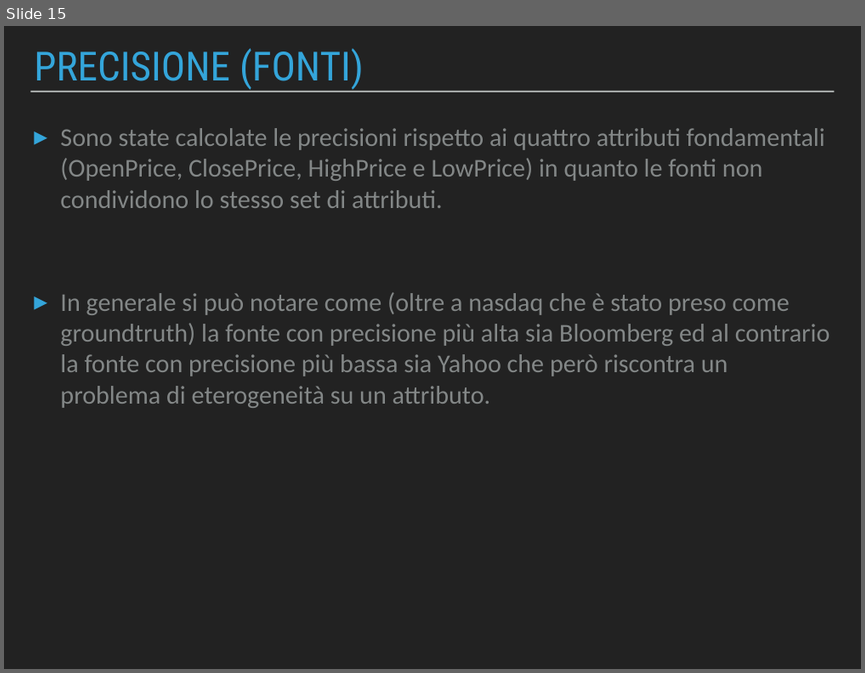
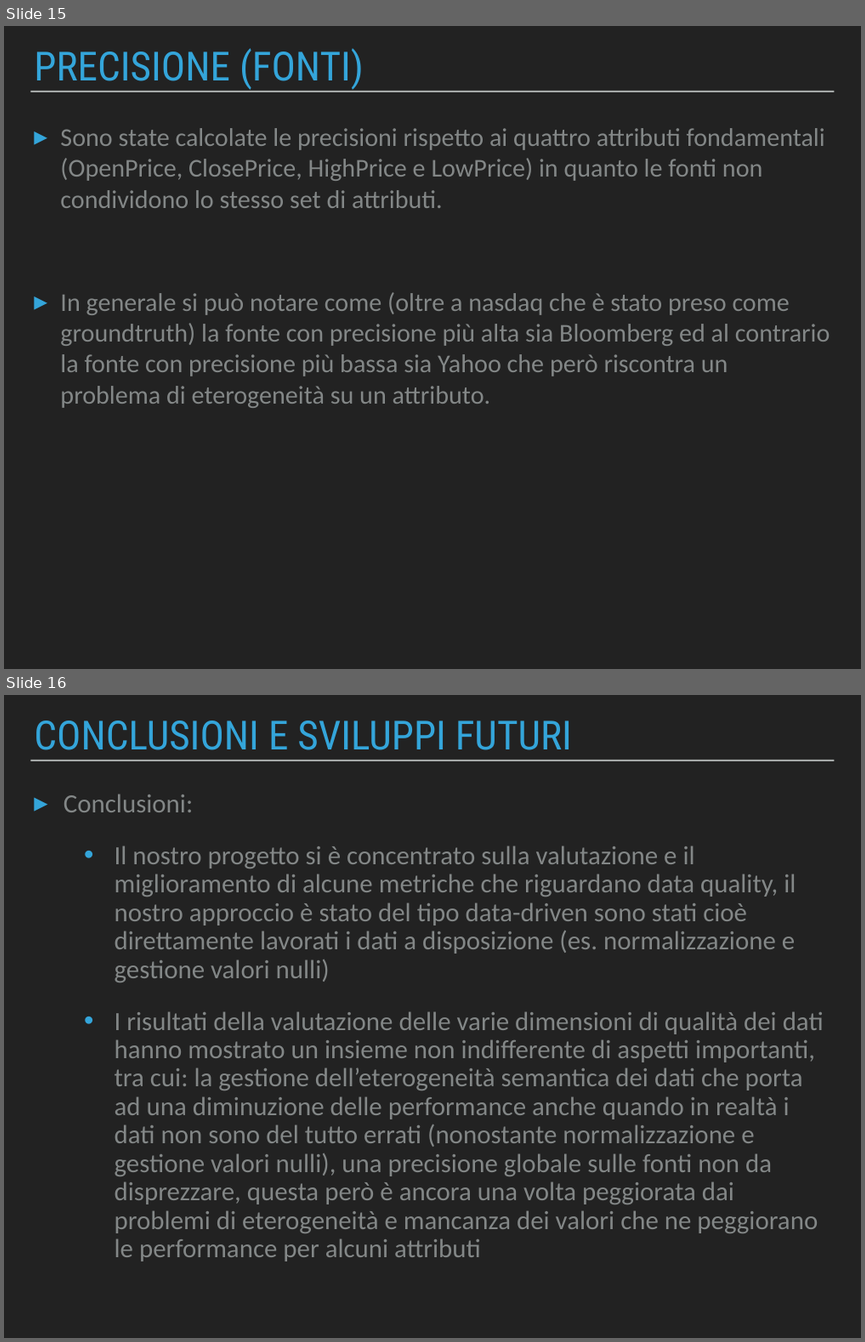
Before and after one commit to Beltra97/Unimib_ArchitettureDati, a slide deck: PresentazionePowerPoint.pptx. Shown one above the other, each under a label of ours: slide 15 before the commit, slides 15 and 16 after it. The pictures are 865x673 and 865x1342 pixels, drawn with LibreOffice and Linux fonts; fonts in the diff are those of the drawing. Boxes give left, top, right and bottom in pixels: in the first picture for what was removed or moved away, otherwise in the second. Text is boxed around its words. In the diff, an @@ line names an element or a change of style, - is before the commit and + after.

```diff
--- a/PresentazionePowerPoint.pptx
+++ b/PresentazionePowerPoint.pptx
@@ slide 16 added at [4, 695, 861, 1338], background #222222; not listed: 1 template element that a slide beside it also shows @@
@@ title added at [34, 721, 572, 750], 48 pt, text #34A5DA @@
+CONCLUSIONI E SVILUPPI FUTURI
@@ text added at [64, 794, 823, 1261], 31.4 pt, text #838787 @@
+▸ Conclusioni:
+  • Il nostro progetto si è concentrato sulla valutazione e il miglioramento di alcune metriche che riguardano data quality, il nostro approccio è stato del tipo data-driven sono stati cioè direttamente lavorati i dati a disposizione (es. normalizzazione e gestione valori nulli)
+  • I risultati della valutazione delle varie dimensioni di qualità dei dati hanno mostrato un insieme non indifferente di aspetti importanti, tra cui: la gestione dell’eterogeneità semantica dei dati che porta ad una diminuzione delle performance anche quando in realtà i dati non sono del tutto errati (nonostante normalizzazione e gestione valori nulli), una precisione globale sulle fonti non da disprezzare, questa però è ancora una volta peggiorata dai problemi di eterogeneità e mancanza dei valori che ne peggiorano le performance per alcuni attributi
```
Also in this commit, not shown: 5 slides changed, 1 other file.
